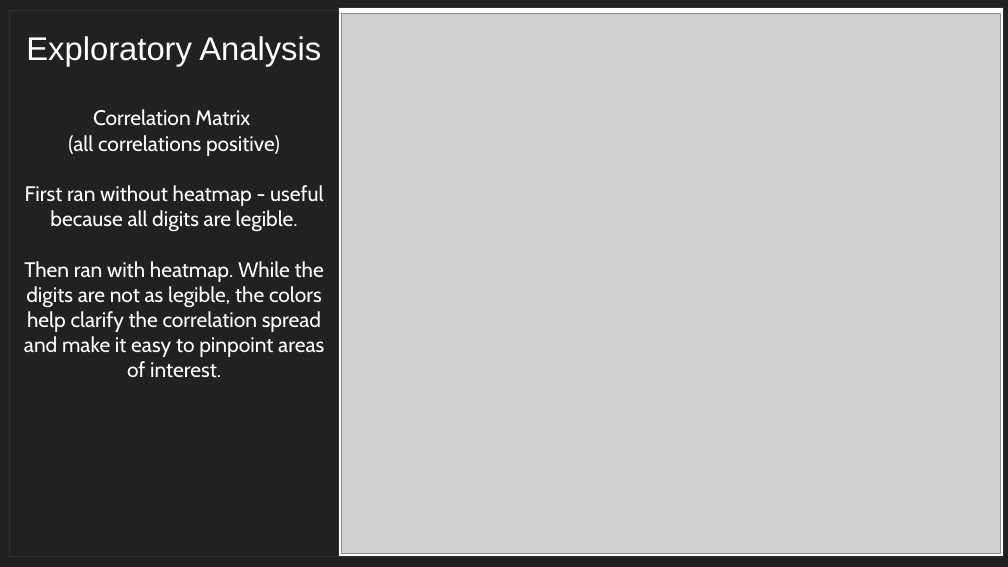
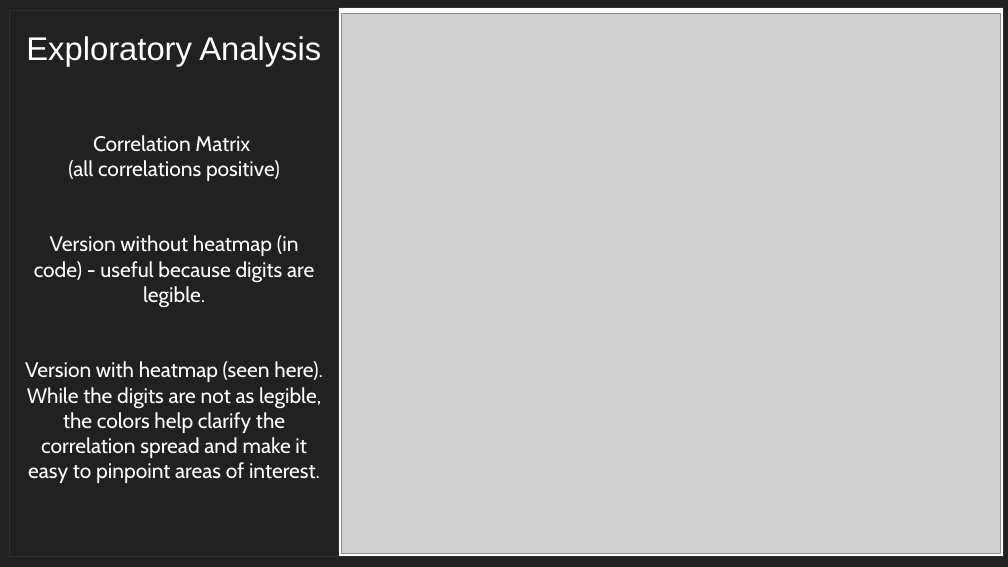
Before and after one commit to atamara/CrimeStatistics, a slide deck: slide 5 of Media Files/FINAL PROJECT - DATA SCIENCE.pptx. Drawn at 1008x567 pixels with LibreOffice and Linux fonts; fonts in the diff are those of the drawing; grey boxes stand for pictures; background and template pictures are left out. Boxes give left, top, right and bottom in pixels: in the first picture for what was removed or moved away, otherwise in the second. Text is boxed around its words. In the diff, an @@ line names an element or a change of style, - is before the commit and + after.

```diff
--- a/Media Files/FINAL PROJECT - DATA SCIENCE.pptx
+++ b/Media Files/FINAL PROJECT - DATA SCIENCE.pptx
@@ text at bbox=[25, 235, 323, 483]: text changed @@
-First ran without heatmap - useful because all digits are legible.
-Then ran with heatmap. While the digits are not as legible, the colors help clarify the correlation spread and make it easy to pinpoint areas of interest.
+Version without heatmap (in code) - useful because digits are legible.
+Version with heatmap (seen here). While the digits are not as legible, the colors help clarify the correlation spread and make it easy to pinpoint areas of interest.
```
Also in this commit, not shown: 7 other slides changed.
